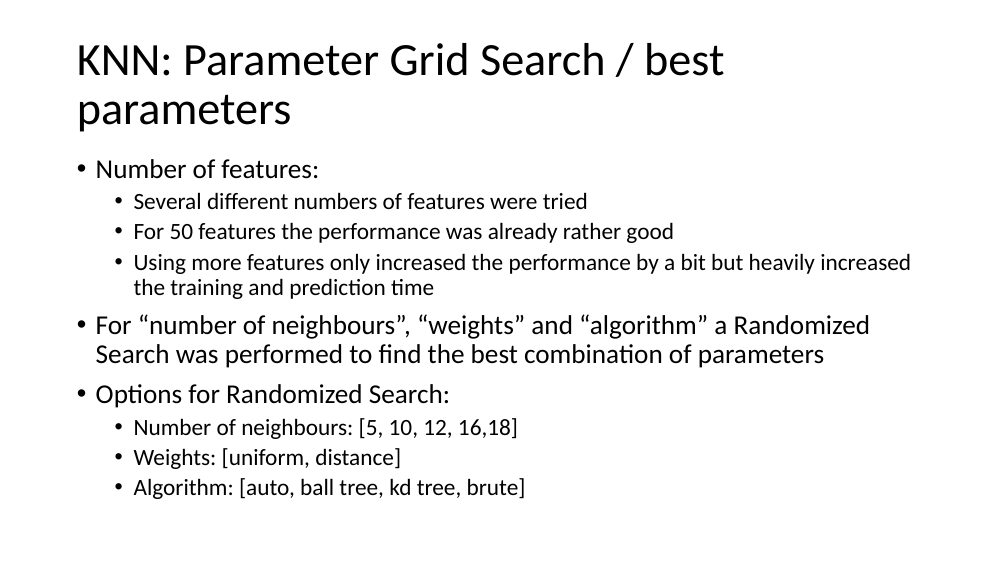
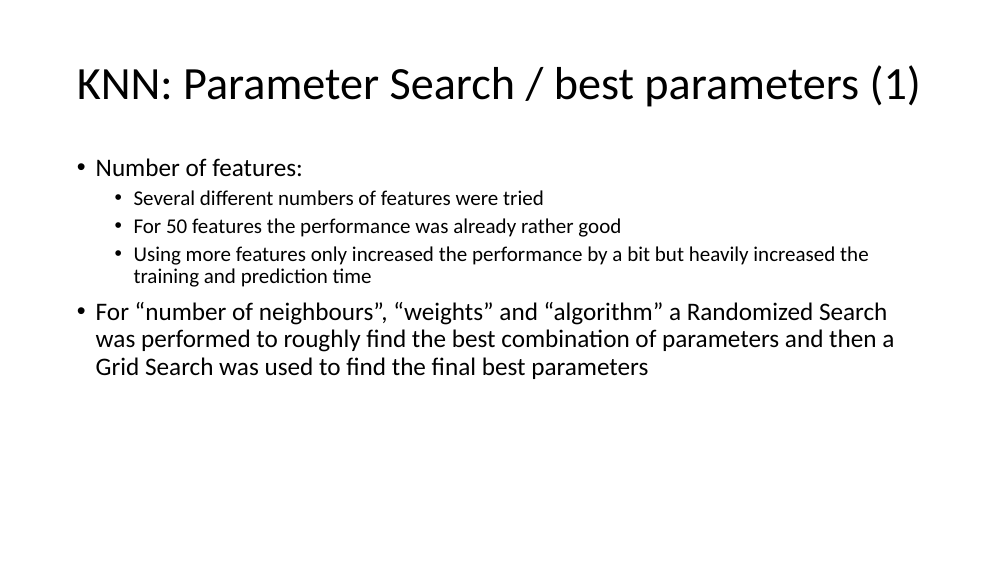
Before and after one commit to sandroassek/SS23_UE_MLPC, a slide deck: slide 9 of Task 3 (1).pptx. Drawn at 1008x567 pixels with LibreOffice and Linux fonts; fonts in the diff are those of the drawing. Boxes give left, top, right and bottom in pixels: in the first picture for what was removed or moved away, otherwise in the second. Text is boxed around its words. In the diff, an @@ line names an element or a change of style, - is before the commit and + after.

Commit message:
Updated Parameter search and result for KNN

```diff
--- a/Task 3 (1).pptx
+++ b/Task 3 (1).pptx
@@ title at bbox=[77, 65, 921, 107]: text changed @@
-KNN: Parameter Grid Search / best parameters
+KNN: Parameter Search / best parameters (1)
@@ text at bbox=[96, 158, 869, 287]: size 25.9 to 24 pt in "Number of features:"; size 22.2 to 20 pt in "Several different numbers of features were tried", "For 50 features the performance was already ...", "Using more features only increased the performance ..." @@
@@ text at bbox=[96, 302, 894, 379]: text changed; size 25.9 to 24 pt @@
-• For “number of neighbours”, “weights” and “algorithm” a Randomized Search was performed to find the best combination of parameters
-• Options for Randomized Search:
-  • Number of neighbours: [5, 10, 12, 16,18]
-  • Weights: [uniform, distance]
-  • Algorithm: [auto, ball tree, kd tree, brute]
+• For “number of neighbours”, “weights” and “algorithm” a Randomized Search was performed to roughly find the best combination of parameters and then a Grid Search was used to find the final best parameters
```
Also in this commit, not shown: 2 other slides changed.
